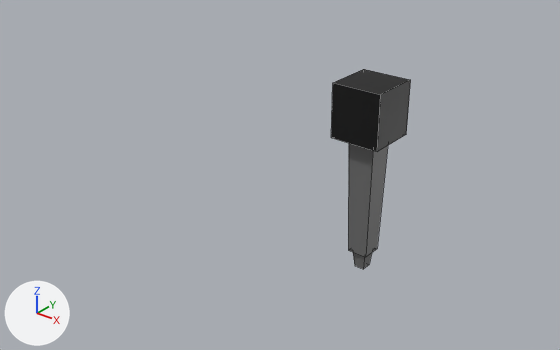
Renders of the Blender file islands/neko_hacker/stage_props.blend from each side of a commit.
Rendered twice from a 50 mm lens placed at (0.196, -0.318, 0.191), pointed at (-0.074, 0.019, -0.018). The axes (+X, +Y, +Z) are drawn at lower left. The lights are the same throughout. Mesh edges are drawn as thin lines.

The first picture shows 'Microphone'.
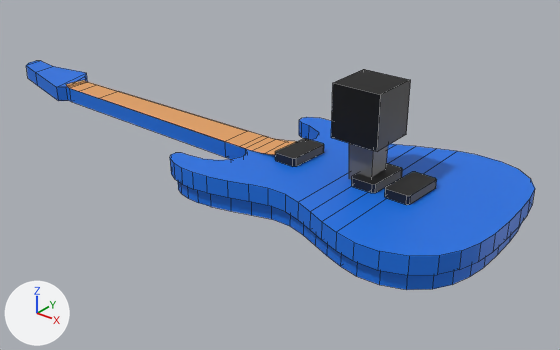
The edits, one by one:
Material 'Material.005' (mat_material_005) is new.
Its base color is (0.0109, 0.0109, 0.0109) (black #1b1b1b).
Material 'Material.004' (mat_material_004) is new.
Its base color is (0.8, 0.366, 0.125) (orange #e7a363).
Material 'Material.003' (mat_material_003) is new.
Its base color is (0.00787, 0.169, 0.8) (blue #1672e7).
Mesh me_plane_002 is new.
It has 330 vertices, 253 faces and spans x -0.31..0.079, y -0.06..0.064, z -0.01..0.015.
Faces by material slot: [214, 9, 30].
It uses material mat_material_003 (blue #1672e7).
It uses material mat_material_004 (orange #e7a363).
It uses material mat_material_005 (black #1b1b1b).
Object 'Guitar' (ob_guitar) is new; it shows me_plane_002.
Its location is (0.0, 0.0, 0.0).

What differs and where, as boxes [x1, y1, x2, y2] in the pictures (560 x 350 px):
'Guitar', added (blue): after [26, 61, 535, 290]
    faces in mat_material_003 (blue #1672e7): [26, 61, 535, 290]
    faces in mat_material_004 (orange #e7a363): [66, 80, 296, 155]
    faces in mat_material_005 (black #1b1b1b): [275, 139, 436, 205]
